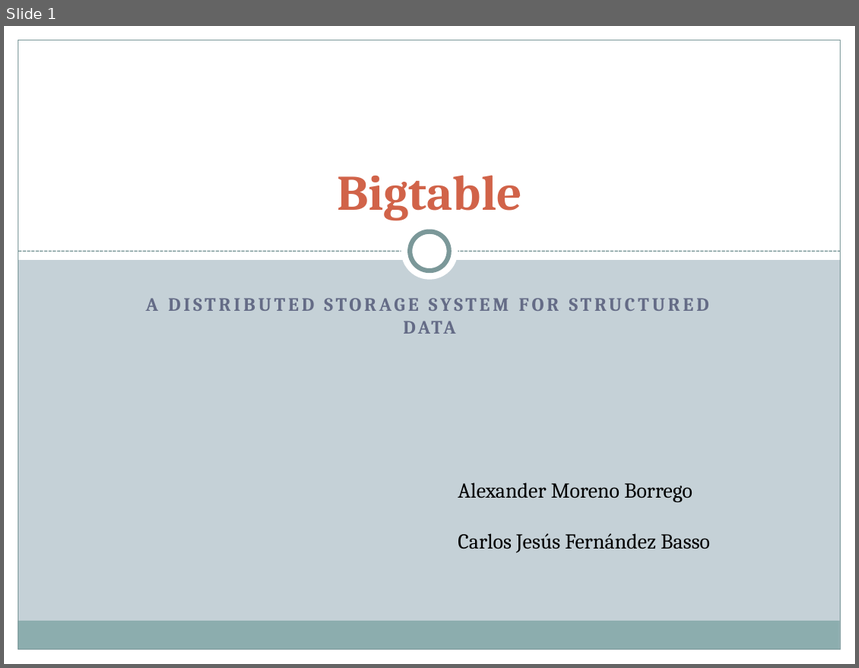
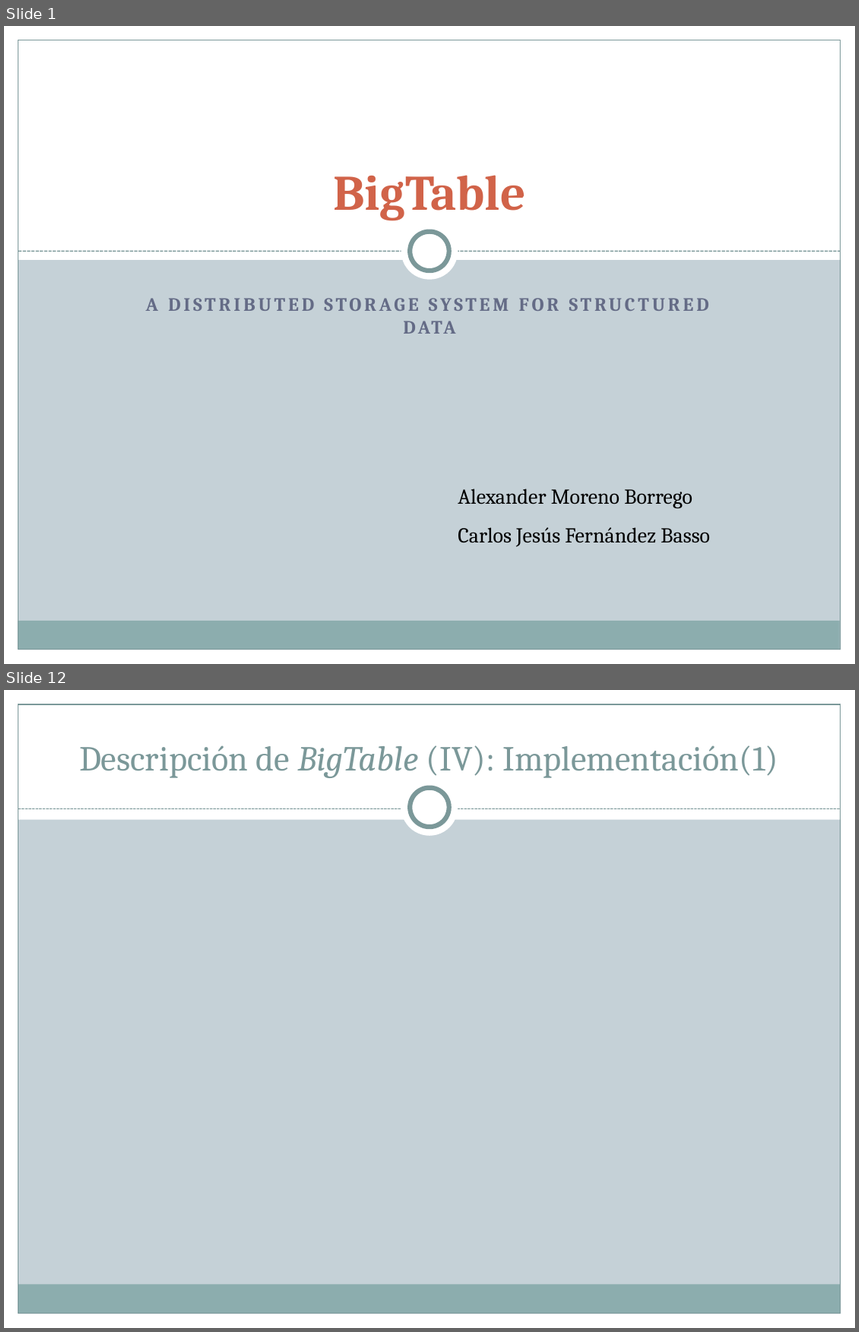
Before and after one commit to Transistores-de-silicio/Trabajo-MABD, a slide deck: BigTable.pptx. Shown one above the other, each under a label of ours: slide 1 before the commit, slides 1 and 12 after it; the slides between them are not shown. The pictures are 859x668 and 859x1332 pixels, drawn with LibreOffice and Linux fonts; fonts in the diff are those of the drawing. Boxes give left, top, right and bottom in pixels: in the first picture for what was removed or moved away, otherwise in the second. Text is boxed around its words. In the diff, an @@ line names an element or a change of style, - is before the commit and + after.

```diff
--- a/BigTable.pptx
+++ b/BigTable.pptx
@@ slide 12 added at (4,690,855,1328), background #C5D1D7; not listed: 5 template elements that a slide beside it also shows @@
@@ rectangle added at (4,690,855,819), fill #FFFFFF @@
@@ title added at (79,745,778,778), 29.7 pt, text #7C999A @@
+Descripción de BigTable (IV): Implementación(1)
@@ ellipse added at (401,780,458,837), fill #FFFFFF @@
@@ ellipse added at (410,788,449,827), fill #FFFFFF, outline #7C999A 4 pt @@
@@ line added from (18, 809) to (841, 809), #7C999A 0.75 pt dashed @@
@@ slide 1 changed as well @@
@@ title at (333,175,525,221): text changed @@
-Bigtable
+BigTable
@@ text "Alexander Moreno Borrego" rewrapped from (458,483,710,553) to (458,489,710,547) @@
```
Also in this commit, not shown: 29 other slides added, 1 slide removed, 1 other file.
